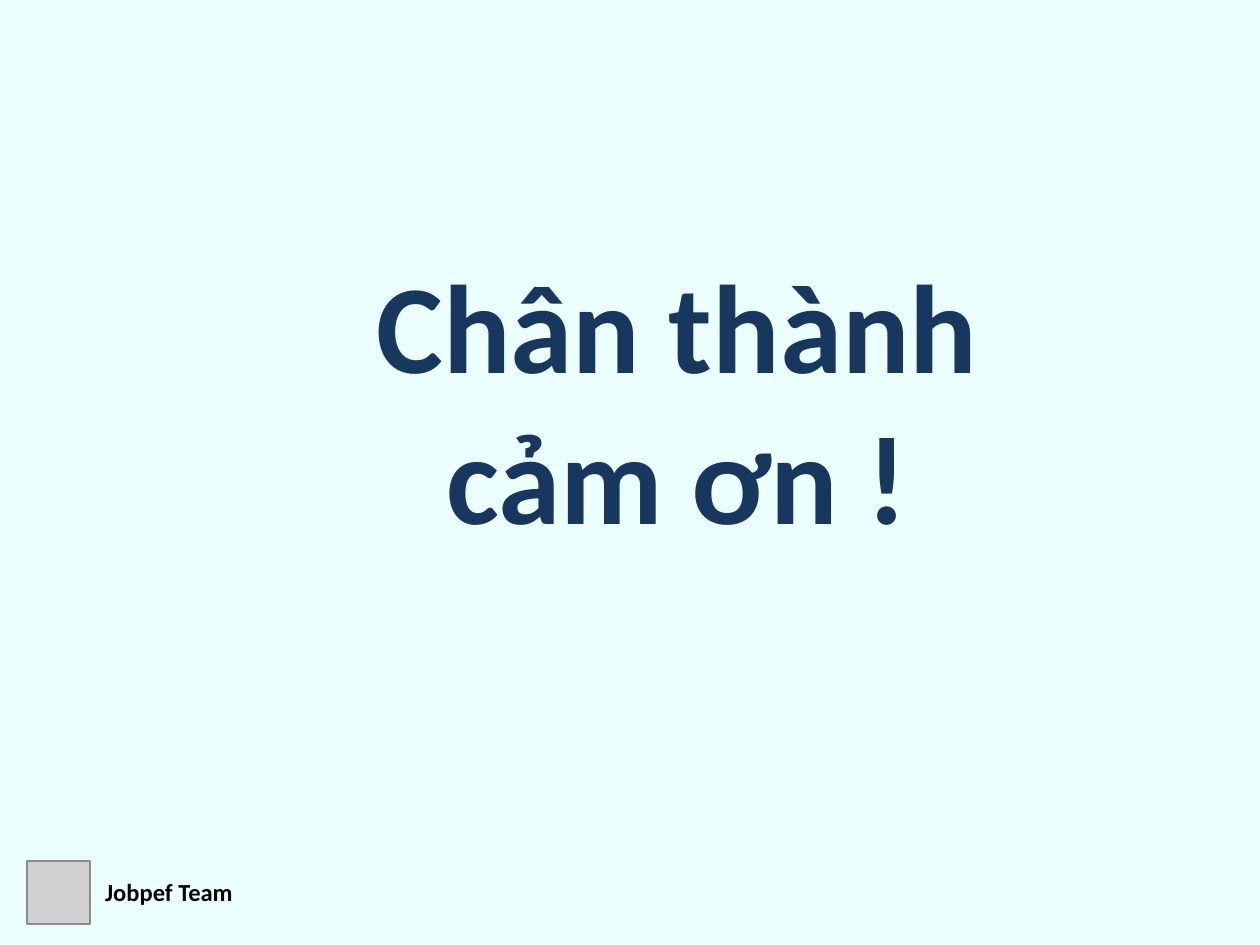
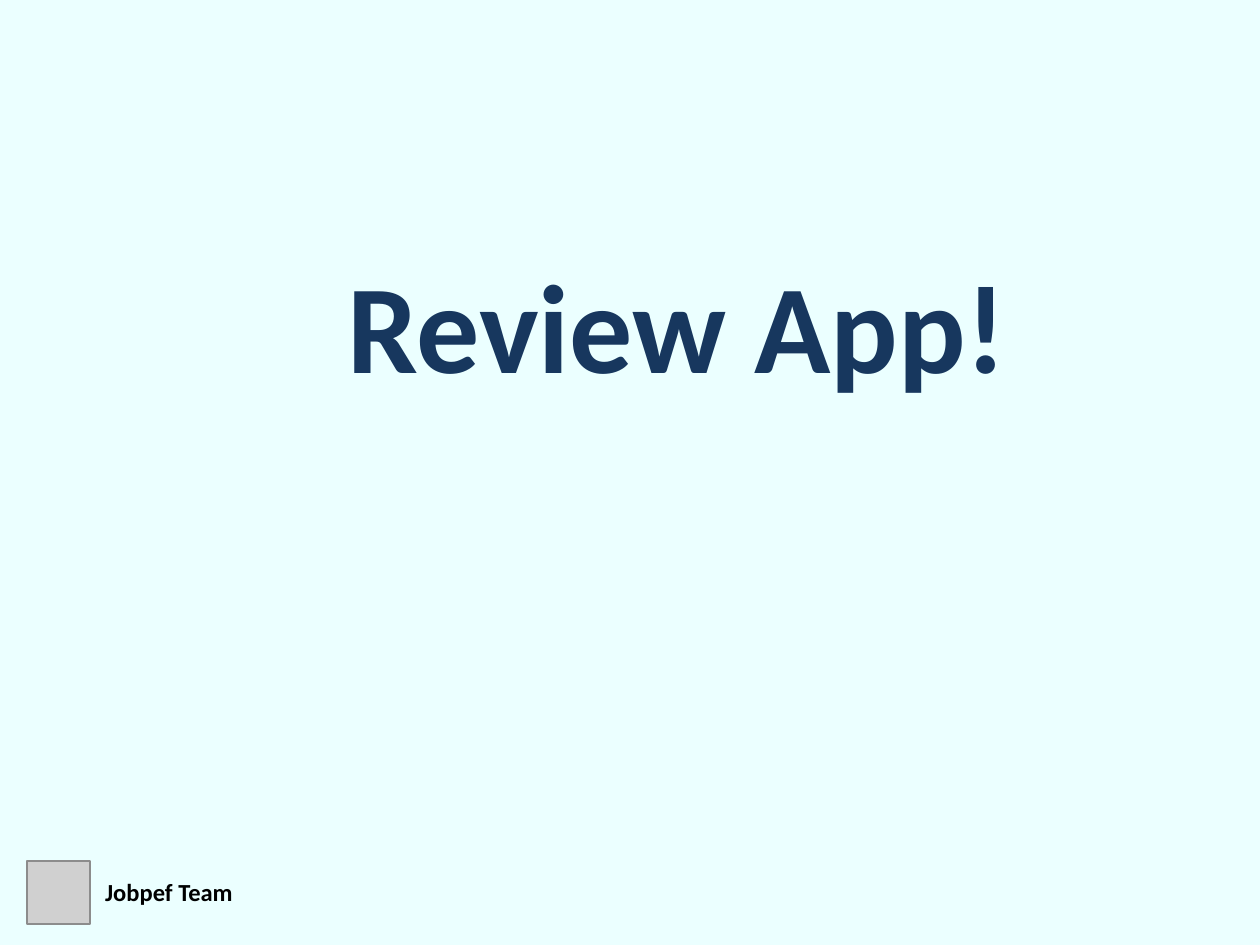
Before and after one commit to quangnv94/JobsPef, a slide deck: slide 9 of 01-Document/Preview.pptx. Drawn at 1260x945 pixels with LibreOffice and Linux fonts; fonts in the diff are those of the drawing; grey boxes stand for pictures. Boxes give left, top, right and bottom in pixels: in the first picture for what was removed or moved away, otherwise in the second. Text is boxed around its words. In the diff, an @@ line names an element or a change of style, - is before the commit and + after.

```diff
--- a/01-Document/Preview.pptx
+++ b/01-Document/Preview.pptx
@@ text at (347, 284, 1007, 393): text changed @@
-Chân thành cảm ơn !
+Review App!
```
Also in this commit, not shown: 2 other slides changed, 31 other files.
